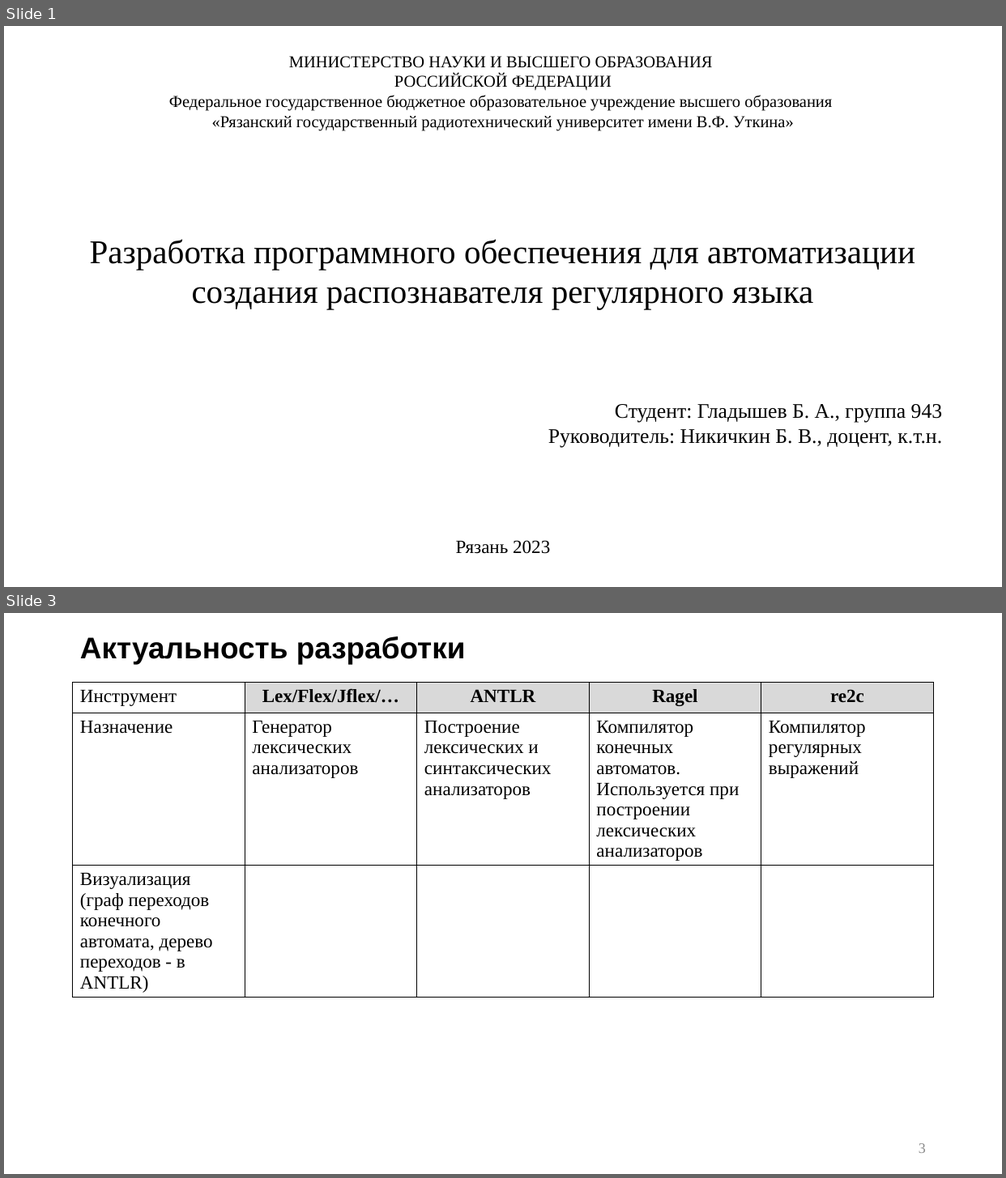
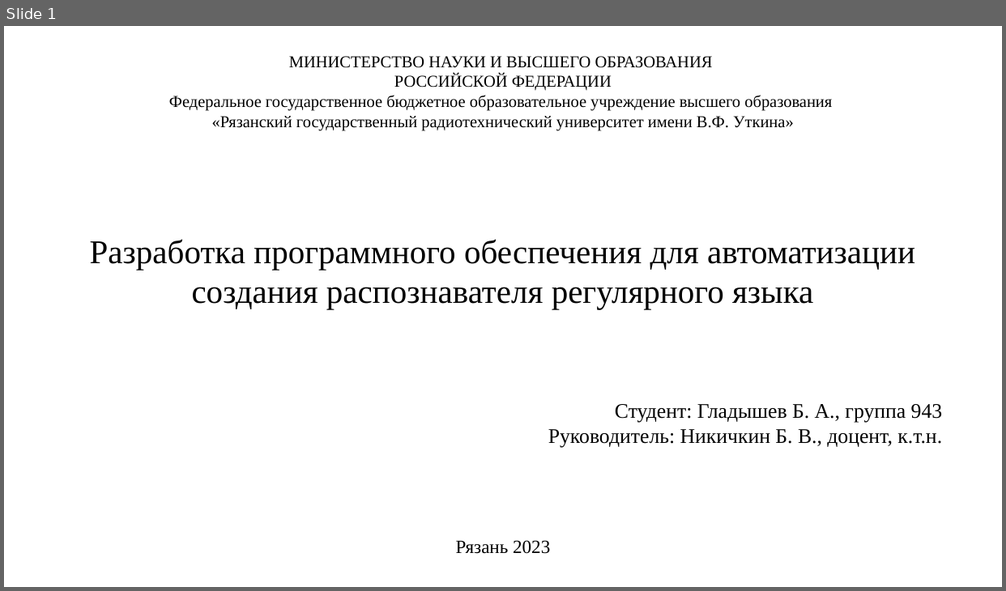
Before and after one commit to p6p62/RecognizerGenerator, a slide deck: Презентация на защиту.pptx. Shown one above the other, each under a label of ours: slides 1 and 3 before the commit, slide 1 after it; the slides between them are not shown. The pictures are 1006x1178 and 1006x591 pixels, drawn with LibreOffice and Linux fonts; fonts in the diff are those of the drawing. Boxes give left, top, right and bottom in pixels: in the first picture for what was removed or moved away, otherwise in the second. Text is boxed around its words. In the diff, an @@ line names an element or a change of style, - is before the commit and + after.

```diff
--- a/Презентация на защиту.pptx
+++ b/Презентация на защиту.pptx
@@ slide 3 removed at (4, 613, 1002, 1174), background #FFFFFF @@
@@ title removed at (80, 636, 466, 664) @@
-Актуальность разработки
@@ table removed at (73, 683, 934, 1020), 3 rows, 5 columns @@
-Инструмент | Lex/Flex/Jflex/… | ANTLR | Ragel | re2c
-Назначение | Генератор лексических анализаторов | Построение лексических и синтаксических анализаторов | Компилятор конечных автоматов. Используется при построении лексических анализаторов | Компилятор регулярных выражений
-Визуализация (граф переходов конечного автомата, дерево переходов - в ANTLR) |  |  |  | 
@@ page number removed at (918, 1144, 926, 1153) @@
-3
```
Also in this commit, not shown: 7 slides changed, 7 slides added, 1 other slide removed.
